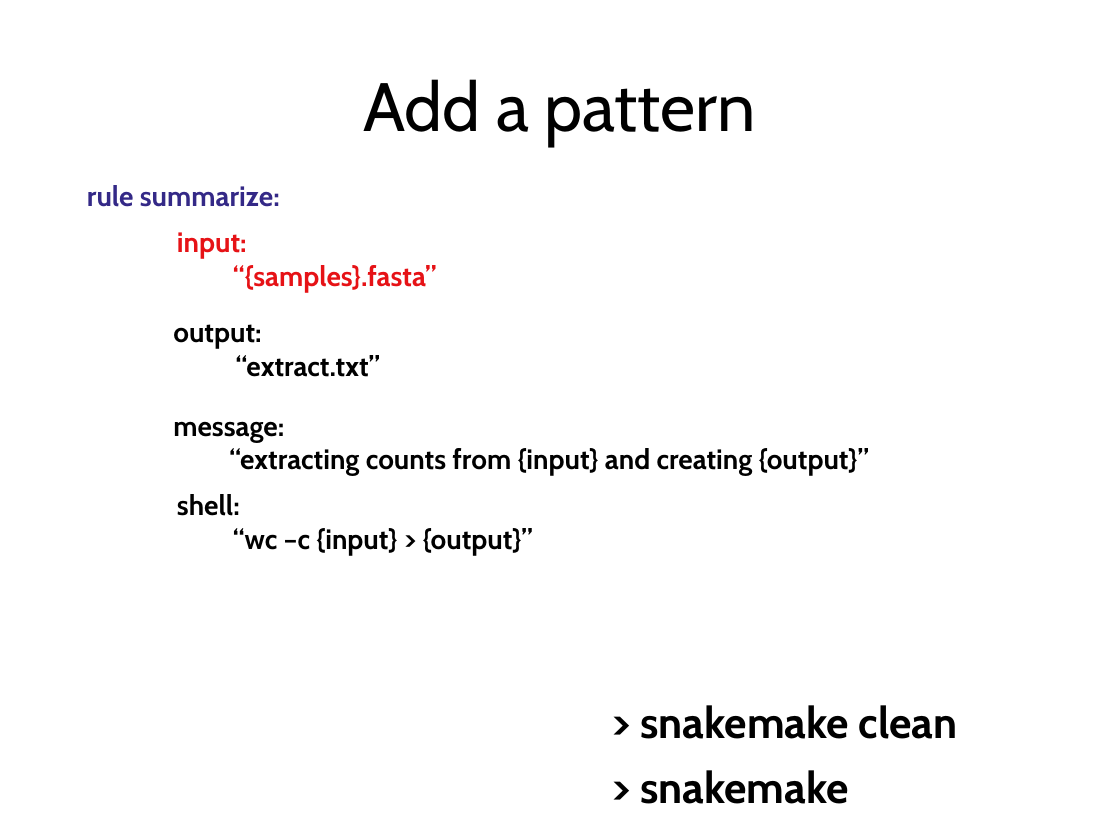
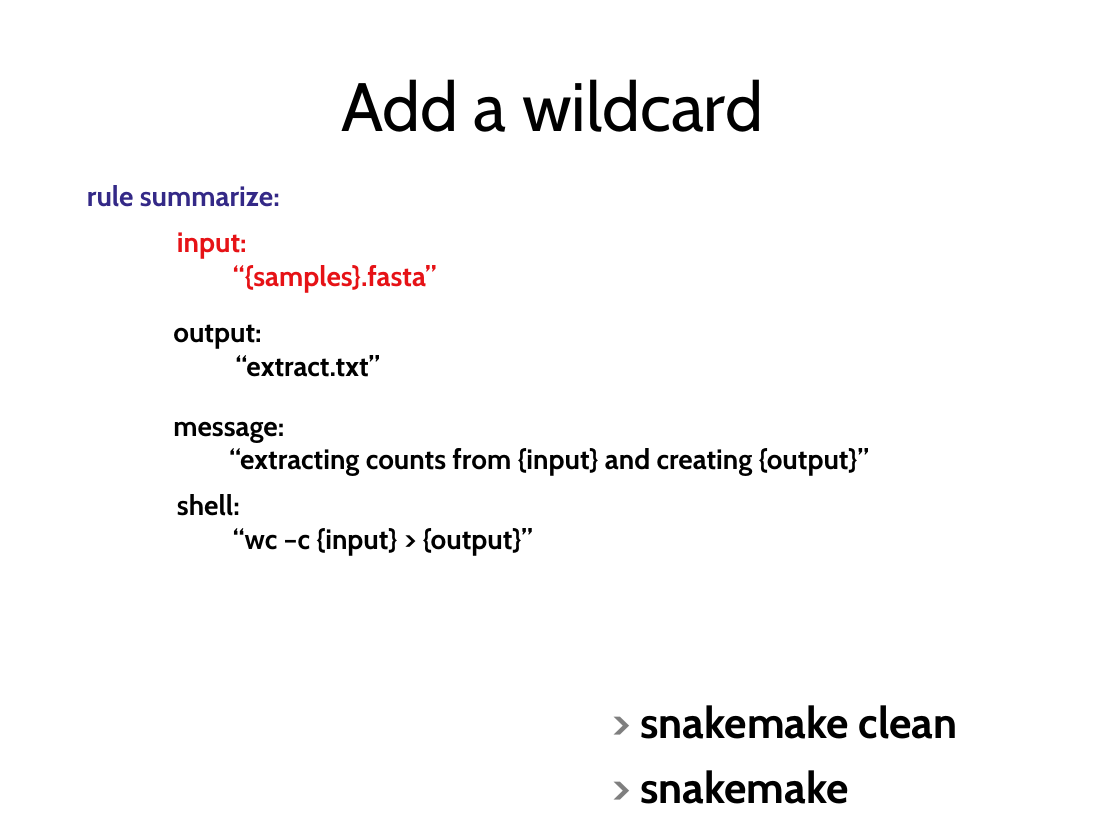
Before and after one commit to tobyhodges/siakemake-tutorial, a slide deck: slide 26 of 01-Snakemake-introduction.pptx (slide 24 before the commit). Drawn at 1120x840 pixels with LibreOffice and Linux fonts; fonts in the diff are those of the drawing; background and template pictures are left out. Boxes give left, top, right and bottom in pixels: in the first picture for what was removed or moved away, otherwise in the second. Text is boxed around its words. In the diff, an @@ line names an element or a change of style, - is before the commit and + after.

Commit message:
updated snakemake presentation to include for each cases

```diff
--- a/01-Snakemake-introduction.pptx
+++ b/01-Snakemake-introduction.pptx
@@ title at (341, 79, 763, 132): text changed @@
-Add a pattern
+Add a wildcard
@@ text "> snakemake clean" at (640, 705, 958, 739): text colour #000000 to #7F7F7F in ">" @@
@@ text "> snakemake" at (640, 770, 849, 804): text colour #000000 to #7F7F7F in ">" @@
```
Also in this commit, not shown: 11 other slides changed, 10 slides added, 1 slide removed.
